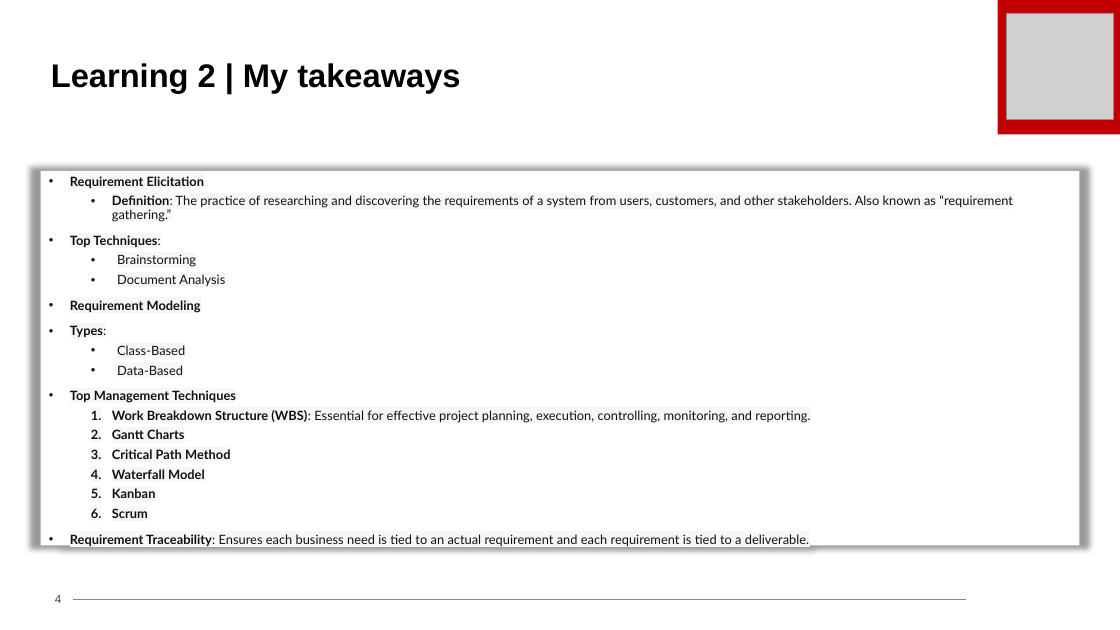
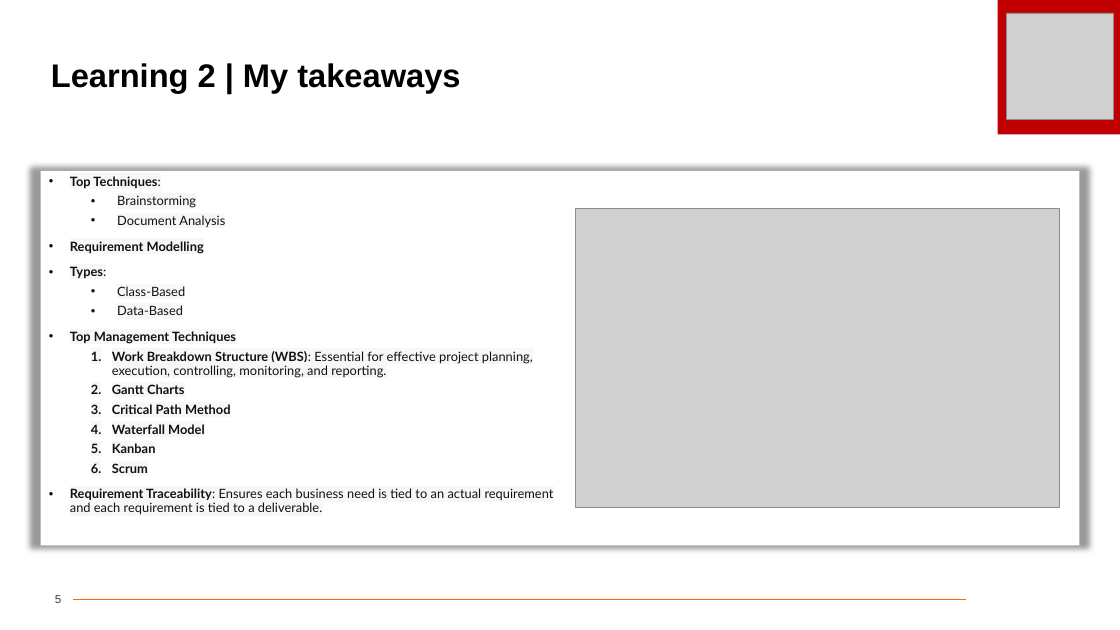
Before and after one commit to Hitesh-2020/Shell-Bootcamp-Journey-PPTs, a slide deck: slide 5 of HITESH TECHNICAL Day 1 Journey Book 2024.pptx (slide 4 before the commit). Drawn at 1120x630 pixels with LibreOffice and Linux fonts; fonts in the diff are those of the drawing; grey boxes stand for pictures; background and template pictures are left out. Boxes give left, top, right and bottom in pixels: in the first picture for what was removed or moved away, otherwise in the second. Text is boxed around its words. In the diff, an @@ line names an element or a change of style, - is before the commit and + after.

```diff
--- a/HITESH TECHNICAL Day 1 Journey Book 2024.pptx
+++ b/HITESH TECHNICAL Day 1 Journey Book 2024.pptx
@@ rectangle "Top Techniques:" at bbox=[40, 171, 1080, 546]: columns 1 to 2 @@
@@ text in rectangle at bbox=[70, 176, 1013, 222]: paragraphs removed @@
-• Requirement Elicitation
-  • Definition: The practice of researching and discovering the requirements of a system from users, customers, and other stakeholders. Also known as “requirement gathering.”
@@ picture added at bbox=[576, 208, 1060, 507] @@
@@ text in rectangle at bbox=[70, 241, 204, 253]: text changed @@
-• Requirement Modeling
+• Requirement Modelling
@@ page number at bbox=[55, 595, 61, 603]: text changed @@
-4
+5
```
Also in this commit, not shown: 4 other slides changed, 1 slide added.
